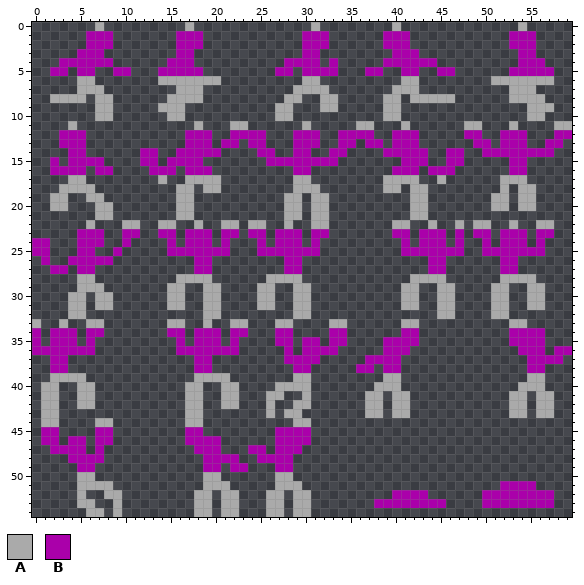
File history of a pixel-art sprite, src/commonMain/resources/sprites/ibm/guard.png. The picture above was drawn from the file before the commit.
The file is 60x55 pixels.
Palette (. is transparent): A #aaaaaa  B #aa00aa
Pixels before (only the part around the change), first column x 0:
 0 .......A.........A.............A........A.............A.....
 1 ......BBB.......BBB...........BBB......BBB...........BBB....
 2 ......BBB.......BBB...........BBB......BBB...........BBB....
 3 .....BBB........BB............BB........BBB...........BB....
 4 ...BBBBBB......BBB..........BBBB.B.....BBBBBB.........BBB...
 5 ..BB.BB..BB...BBBBB........BB.BBBB...BB..BB..BB......BBBBB..
 6 .....AA.......AAAAAAA.........AA.........AA........AAAAAAA..
 7 .....AAA........AAA..........AAAA.......AAA..........AAA....
 8 ..AAAA.AA......AAAA.........AA..AA.....AA.AAAAA......AAAA...
 9 .......AA.....AAA..........AA...AA.....AA..............AAA..
10 .......AA......AA..........AA..........AA..............AA...
11 ....A.............A...AA......A.....AA...A......AA...A....AA
12 ...BBB...........BBB..BBBB...BBB..BBBB..BBB.....BB..BBB...BB
13 ...BBB...........BBB.BB.BB...BBB..BB.BB.BBB......BB.BBB..BB.
14 ....BB......BB..BBBBB....BB..BB..BB....BBBBB..BB..BBBBBBBB..
15 ..B.BBBB....BB.BBBB.......BBBBBBBB.......BBB..BB.....BB.....
16 ..BBBB.BB....BBB.BBB.........BB.........BBB.BBB......BB.....
17 ....AA........A..AAAA........AA........AAAA..A......AAA.....
18 ...AAAA.........AA.AA........AAA.......AA.AA........A.AA....
19 ..AA..AA........AA..........AA.AA.........AA.......AA.AA....
20 ..AA...AA.......AA..........AA.AA.........AA.......AA.AA....
21 .......AA.......AA..........AA.AA.........AA................
22 ......A...AA..AA..A..AA.AA..A..AA.......AA..A..A.AA..A..AA..
23 .....BBB..BB..BB.BBB.BB.BB.BBB.BB.......BB.BBB.B.BB.BBB.BB..
24 BB...BBB..B....B.BBB.B...B.BBB.B.........B.BBB.B..B.BBB.B...
25 BB...BB..B.....BBBBBBB...BBBBBBB.........BBBBBBB..BBBBBBB...
26 .B..BBBBB.........BB........BB..............BB......BB......
27 ..BB.BB...........BB........BB..............BB......BB......
28 .....AA.........AAAA......AAAA............AAAA......AAAA....
29 .....AAA.......AA..AA....AA..AA..........AA..AA....AA..AA...
30 ....AA.AA......AA..AA....AA..AA..........AA..AA....AA..AA...
31 ....AA.AA......AA..AA....AA..AA..........AA..AA....AA..AA...
32 ....AA.............AA........AA..............AA....AA.......
33 A..A..AA.......AA..A..AA...AA....AA......AA..........AA.....
34 B.BBB.BB.......BB.BBB.BB...BB....BB......BB..........BBBB...
35 B.BBB.B.........B.BBB.B....BB.BB.BB....BBBB..........BBBB...
36 BBBBBBB.........BBBBBBB.....B.BBBB.....BBB............BBB.BB
37 ..BB..............BB........BBBB.....BBBB..............BBBB.
38 ..BB..............BB.........BB.....BB.BB..............BB...
39 ..AAAA............AAAA.......AA........AA..............AA...
40 .AA..AA..........AA..AA....AAAA.......AAA.............AAA...
41 .AA..AA..........AA..AA...AA..A......AA.AA...........AA.AA..
42 .AA..AA..........AA..AA...A..AA......AA.AA...........AA.AA..
43 .AA..............AA.......A.AA.......AA.AA...........AA.AA..
44 .AA....AA........AA..........AA.............................
45 .BB....BB........BB........BBBB.............................
46 .BB.BB.BB........BBBB......BBBB.............................
47 ..BBBB.B..........BBB...BB.BBB..............................
48 ....BBBB...........BBBB..BBBB...............................
49 .....BB............BB.BB...BB...............................
50 .....AA............AA......AA...............................
51 .....AAAA..........AAA.....AAA......................BBBB....
52 .....A..AA........AA.AA...AA.AA.........BBBB......BBBBBBBB..
53 .....AA..A........AA.AA...AA.AA.......BBBBBBBB....BBBBBBBB..
54 ......AA.A........AA.AA...AA.AA.............................
Once edited:
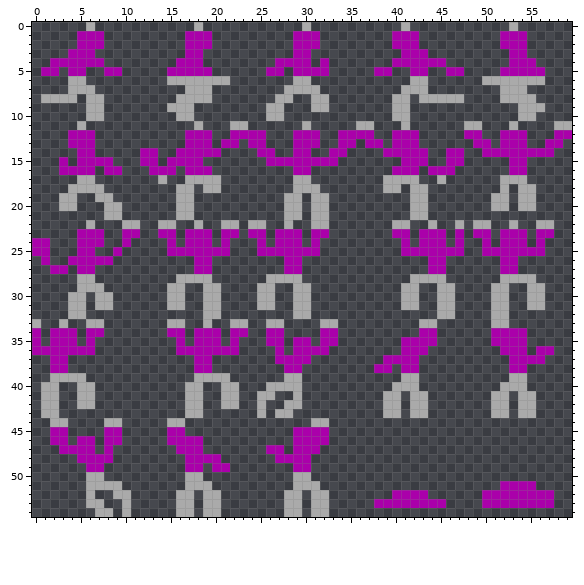
The edit:
Changed rows in their new state; - is an unchanged pixel.
first column x 1:
 0 -----A.---------.A-----------A.--------.A-----------A.---
 1 ----B--.-------.--B---------B--.------.--B---------B--.--
 2 ----B--.-------.--B---------B--.------.--B---------B--.--
 3 ---B--.--------.-B----------B-.--------.--B---------B-.--
 4 -B-----.------.--B--------B---.B.-----.-----B-------B--.-
 5 B-.B-.-B-.---.----B------B-.B---.---.-B-.-B-.-B----B----.
 6 ---A-.-------.------A-------A-.---------.-A------A------.
 7 ---A--.--------.--A--------A---.-------.--A--------A--.--
 8 A---.A-.------.---A-------A-.-A-.-----.-A.----A----A---.-
 9 -----A-.-----.--A--------A-.--A-.-----.-A------------A--.
10 -----A-.------.-A--------A-.----------.-A------------A-.-
11 ---.A----------------------------------------------------
12 --.--B---------------------------------------------------
13 --.--B---------------------------------------------------
14 ---.-B---------------------------------------------------
15 -.B.---B-------------------------------------------------
16 -.---B.-B------------------------------------------------
17 ---.-A---------------------------------------------------
18 --.---A--------------------------------------------------
19 -.-A-.-A-------------------------------------------------
20 -.-A--.-A------------------------------------------------
21 ------.-A------------------------------------------------
first column x 1:
33 -------------------------A-.---A-.------..AA------AA..-----
34 -------------------------B-.---B-.------..BB------BB--..---
35 -------------------------B-.B-.B-.----..--BB------BB--..---
36 --------------------------B.B---.-----..-BB--------BB-.-B..
37 --------------------------B---.-----..--BB----------BB--..-
38 ---------------------------B-.-----..B-.BB----------BB..---
39 ---------------------------A-.--------..AA----------AA..---
40 -------------------------A---.-------..-AA---------AA-..---
41 ------------------------A-.-A.------..A-.AA-------AA.-A..--
42 ------------------------A.-A-.------..A-.AA-------AA.-A..--
43 ------------------------A.A-.-------..A-.AA-------AA.-A..--
44 .-A---.-A-----AA..----------..AA---------------------------
45 .-B---.-B-----BB..--------..--BB---------------------------
46 .-B.-B.-B-----BB--..------..--BB---------------------------
47 -.---B.B-------BB-..---..B-.-BB----------------------------
48 ---.---B--------BB--..--..--BB-----------------------------
49 ----.-B---------BB.-B..---..BB-----------------------------
50 ----.-A---------AA..------..AA-----------------------------
51 ----.---A-------AA-..-----..-AA----------------------------
52 ----.A-.-A-----AA.-A..---..A-.AA---------------------------
53 ----.-A-.A-----AA.-A..---..A-.AA---------------------------
54 -----.-A.A-----AA.-A..---..A-.AA---------------------------
Pixel boxes of the changes (left, top, right, bottom) in both pictures:
changed: (41, 22, 554, 220)
changed: (167, 319, 437, 517)
changed: (491, 319, 572, 418)
changed: (41, 418, 131, 517)
